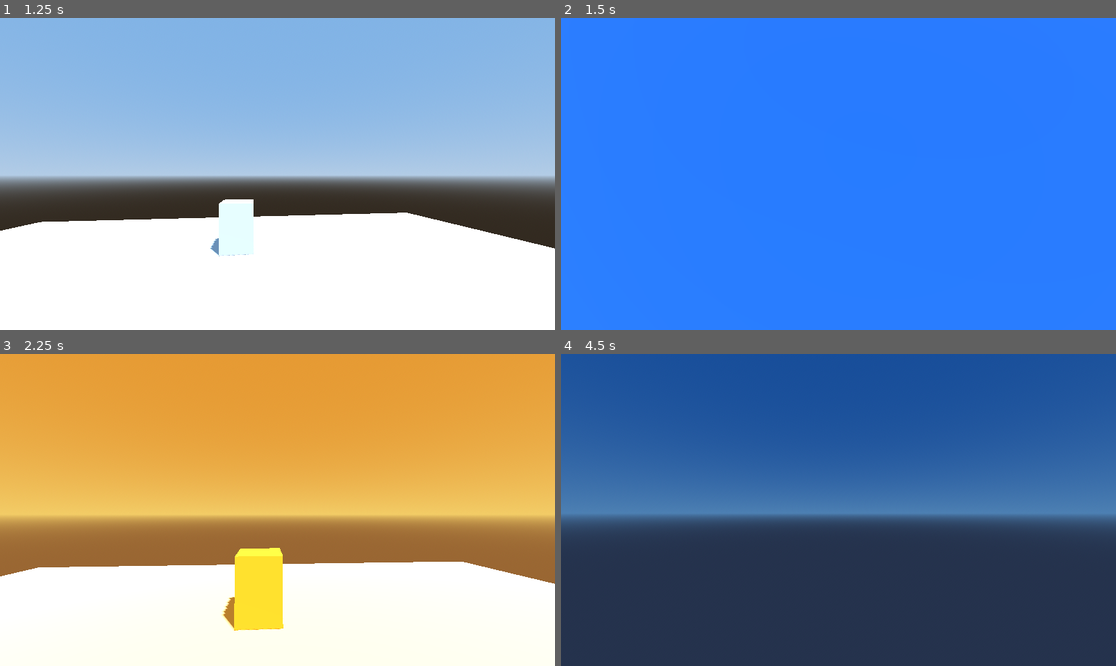
Above: before the commit, frames 1-4 (two rows, left to right).
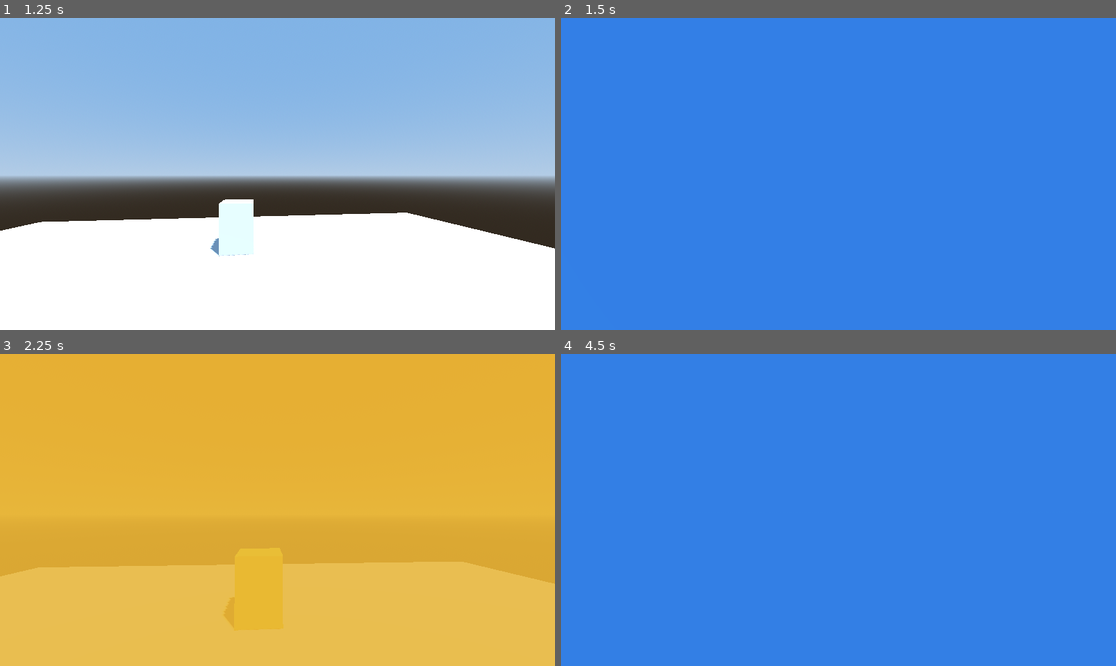
Above: after the commit, the same moments.

Repository: Cyberlane/the-unknown
Game: Godot game, scene res://scenes/test_scene.tscn
Two runs of this game, one before a commit and one after it. Both use one fixed random seed, a clock stepped at 60 frames per second and the inputs below.
Inputs (mouse positions are in pixels of both pictures, inside the frame that each line leads up to):
- Up to frame 1 (1.25 s): tap Enter (ui_accept) at 0.5, 0.77 s; move the mouse to (305, 174) at 0.52 s; hold W (move_forward) from 0.53 s (still down); hold 1 (dimension_1) from 0.53 s (still down)
- Up to frame 2 (1.5 s): keep holding W (move_forward); move the mouse to (810, 174) at 1.27 s; release 1 (dimension_1) at 1.28 s; tap 2 (dimension_2) at 1.35 s
- Up to frame 3 (2.25 s): keep holding W (move_forward); tap Enter (ui_accept) at 1.52, 2 s; move the mouse to (288, 503) at 2.02 s; hold 3 (dimension_3) from 2.03 s (still down)
- Up to frame 4 (4.5 s): keep holding W (move_forward); move the mouse to (832, 516) at 2.77 s; release 3 (dimension_3) at 2.78 s; tap 4 (dimension_4) at 2.85 s; tap Enter (ui_accept) at 3.02, 3.77, 4.25 s; move the mouse to (877, 513) at 3.52 s; hold 1 (dimension_1) 3.53-4.28 s; move the mouse to (794, 506) at 4.27 s; tap 2 (dimension_2) at 4.35 s

Frame 1 is identical in both runs. In frame 2, 100% of the frame differs, in the area x 0-100%, y 0-100%; in frame 3, 60%; in frame 4, 100%.

Commit message:
feat: add animated dimension transition overlay
- Create DimensionTransitionOverlay script for CanvasLayer
- Update dimension_transition.gdshader to use alpha-based fade
- Animate shader progress parameter with Tween (0→1→0 cubic ease)
- Each dimension has signature color for transition flash:
  - Normal: Light gray
  - Viking: Cool blue
  - Aztec: Golden yellow
  - Nightmare: Dark red
- Transition duration configurable (default 0.3s)
- Add TransitionOverlay CanvasLayer to test scene
- Automatically triggered on dimension changes via signal
- Fix shader to use alpha channel for proper transparency

This provides smooth visual feedback during dimension switches,
making the mechanic feel more polished and intentional.

Co-Authored-By: Claude Sonnet 4.5 <noreply@anthropic.com>

Diff:
--- a/materials/shaders/dimension_transition.gdshader
+++ b/materials/shaders/dimension_transition.gdshader
@@ -1,10 +1,11 @@
 shader_type canvas_item;
 
-uniform float progress : hint_range(0.0, 1.0) = 0.0
-uniform vec4 multiplier : source_color = vec4(0.0, 0.0, 0.0, 1.0)
+uniform float progress : hint_range(0.0, 1.0) = 0.0;
+uniform vec4 multiplier : source_color = vec4(1.0, 1.0, 1.0, 1.0);
 
 void fragment() {
-    // Basic flash/fade effect - Claude should improve on this later
-    vec4 screen_color = texture(TEXTURE, UV);
-    COLOR = mix(screen_color, multiplier, progress);
+    // Flash effect with alpha fade
+    // When progress is 0, the overlay is fully transparent
+    // When progress is 1, the overlay shows the multiplier color
+    COLOR = vec4(multiplier.rgb, progress);
 }
--- a/scenes/test_scene.tscn
+++ b/scenes/test_scene.tscn
@@ -1,8 +1,10 @@
-[gd_scene load_steps=20 format=3 uid="uid://bkj8x7vn5qr2p"]
+[gd_scene load_steps=22 format=3 uid="uid://bkj8x7vn5qr2p"]
 
 [ext_resource type="PackedScene" uid="uid://cx8yp7qn2uqyg" path="res://scenes/player/player.tscn" id="1_player"]
 [ext_resource type="Script" path="res://scripts/dimension_object.gd" id="2_dimobj"]
 [ext_resource type="Script" path="res://scripts/dimension_environment.gd" id="3_dimenv"]
+[ext_resource type="Shader" path="res://materials/shaders/dimension_transition.gdshader" id="4_shader"]
+[ext_resource type="Script" path="res://scripts/dimension_transition_overlay.gd" id="5_overlay"]
 
 [sub_resource type="BoxMesh" id="BoxMesh_floor"]
 size = Vector3(20, 0.2, 20)
@@ -163,3 +165,16 @@
 
 [node name="Player" parent="." instance=ExtResource("1_player")]
 transform = Transform3D(1, 0, 0, 0, 1, 0, 0, 0, 1, 0, 1, 5)
+
+[node name="TransitionOverlay" type="CanvasLayer" parent="."]
+layer = 100
+script = ExtResource("5_overlay")
+transition_shader = ExtResource("4_shader")
+
+[node name="ColorRect" type="ColorRect" parent="TransitionOverlay"]
+anchors_preset = 15
+anchor_right = 1.0
+anchor_bottom = 1.0
+grow_horizontal = 2
+grow_vertical = 2
+mouse_filter = 2
--- /dev/null
+++ b/scripts/dimension_transition_overlay.gd
@@ -0,0 +1,58 @@
+# scripts/dimension_transition_overlay.gd
+extends CanvasLayer
+
+@export var transition_duration: float = 0.3
+@export var transition_shader: Shader
+
+@onready var color_rect: ColorRect = $ColorRect
+var shader_material: ShaderMaterial
+var tween: Tween
+
+# Dimension-specific colors for the transition flash
+var dimension_colors = {
+    DimensionManager.Dimension.NORMAL: Color(0.8, 0.8, 0.8, 1.0),
+    DimensionManager.Dimension.VIKING: Color(0.2, 0.5, 0.9, 1.0),
+    DimensionManager.Dimension.AZTEC: Color(0.9, 0.7, 0.2, 1.0),
+    DimensionManager.Dimension.NIGHTMARE: Color(0.6, 0.1, 0.1, 1.0)
+}
+
+func _ready():
+    # Set ColorRect to white (shader will control visibility)
+    color_rect.color = Color.WHITE
+
+    # Create shader material
+    shader_material = ShaderMaterial.new()
+    shader_material.shader = transition_shader
+    shader_material.set_shader_parameter("progress", 0.0)
+    shader_material.set_shader_parameter("multiplier", Color.WHITE)
+
+    # Apply to ColorRect
+    color_rect.material = shader_material
+
+    # Connect to dimension manager
+    DimensionManager.dimension_changed.connect(_on_dimension_changed)
+
+func _on_dimension_changed(new_dim):
+    # Set the transition color based on target dimension
+    var target_color = dimension_colors.get(new_dim, Color.WHITE)
+    shader_material.set_shader_parameter("multiplier", target_color)
+
+    # Animate the transition effect
+    _play_transition()
+
+func _play_transition():
+    # Kill any existing tween
+    if tween:
+        tween.kill()
+
+    # Create new tween
+    tween = create_tween()
+    tween.set_ease(Tween.EASE_IN_OUT)
+    tween.set_trans(Tween.TRANS_CUBIC)
+
+    # Animate progress: 0 → 1 → 0 (fade in, then fade out)
+    tween.tween_method(_set_progress, 0.0, 1.0, transition_duration / 2.0)
+    tween.tween_method(_set_progress, 1.0, 0.0, transition_duration / 2.0)
+
+func _set_progress(value: float):
+    shader_material.set_shader_parameter("progress", value)
Not shown, added: scripts/dimension_transition_overlay.gd.uid
Not shown, changed: README.md
Not shown, changed: architecture.md
